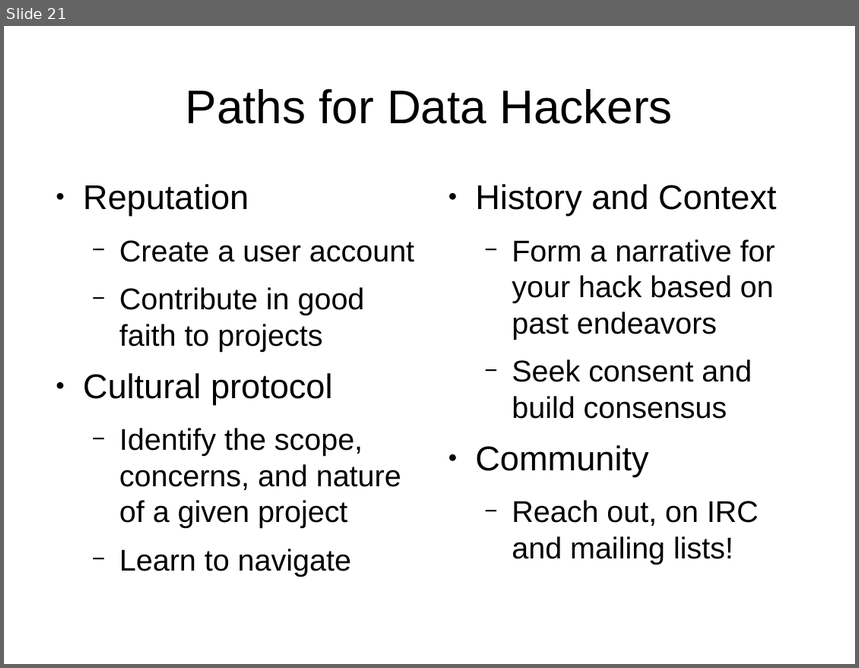
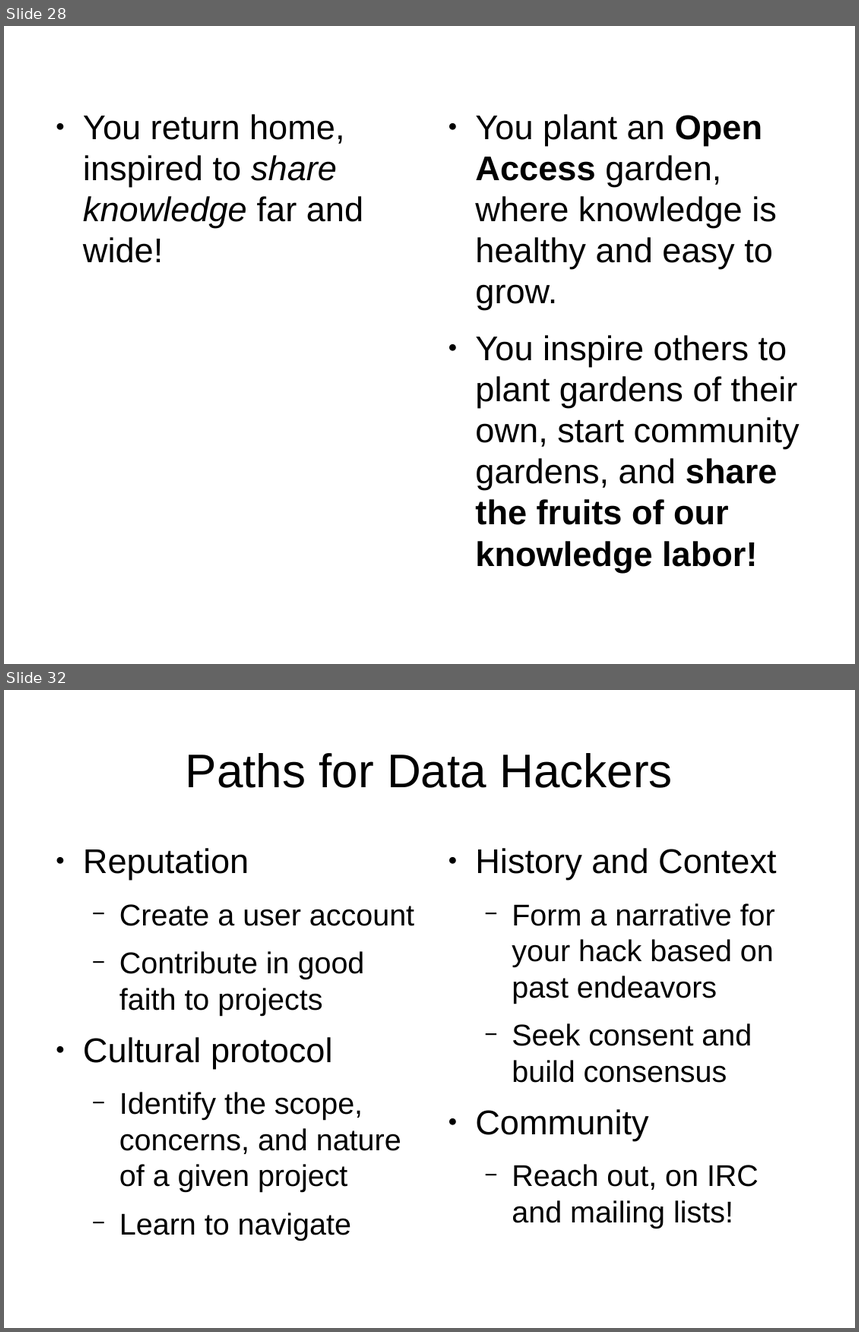
Before and after one commit to wpoa/OA-signalling, a slide deck: csvconf/csvconf_data-hacking_with_wikimedia_projects.odp. Shown one above the other, each under a label of ours: slide 21 before the commit, slides 28 and 32 after it; the slides between them are not shown. The pictures are 859x668 and 859x1332 pixels, drawn with LibreOffice and Linux fonts; fonts in the diff are those of the drawing. Boxes give left, top, right and bottom in pixels: in the first picture for what was removed or moved away, otherwise in the second. Text is boxed around its words. In the diff, an @@ line names an element or a change of style, - is before the commit and + after.

```diff
--- a/csvconf/csvconf_data-hacking_with_wikimedia_projects.odp
+++ b/csvconf/csvconf_data-hacking_with_wikimedia_projects.odp
@@ slide 28 added at (4,26,855,664), background #FFFFFF @@
@@ text added at (83,114,363,263), 32 pt, text #000000 @@
+● You return home, inspired to share knowledge far and wide!
@@ text added at (475,114,800,525), 32 pt, text #000000 @@
+● You plant an Open Access garden, where knowledge is healthy and easy to grow.
+● You inspire others to plant gardens of their own, start community gardens, and share the fruits of our knowledge labor!
@@ what was slide 21 is now slide 32 @@
```
Also in this commit, not shown: 10 other slides added.
